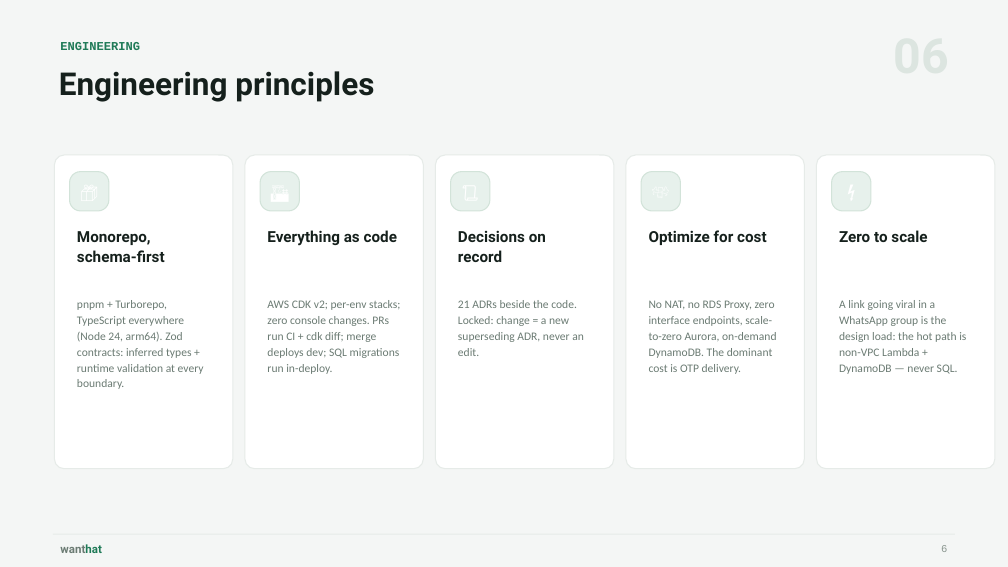
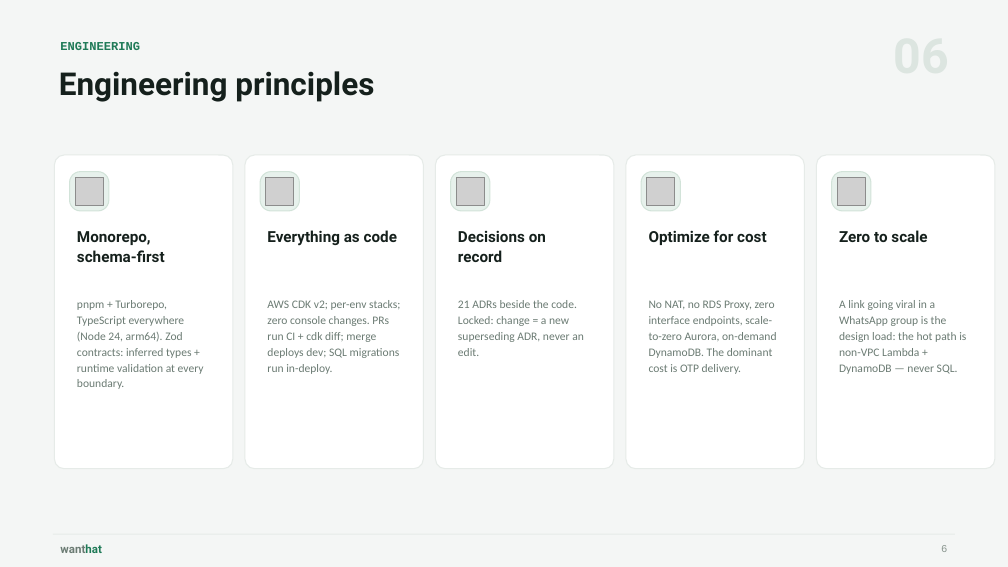
Before and after one commit to wanthat-app/monorepo, a slide deck: slide 6 of slides/wanthat-presentation.pptx. Drawn at 1008x567 pixels with LibreOffice and Linux fonts; fonts in the diff are those of the drawing; grey boxes stand for pictures. Boxes give left, top, right and bottom in pixels: in the first picture for what was removed or moved away, otherwise in the second. Text is boxed around its words. In the diff, an @@ line names an element or a change of style, - is before the commit and + after.

```diff
--- a/slides/wanthat-presentation.pptx
+++ b/slides/wanthat-presentation.pptx
@@ text in rounded rectangle at [70,172,109,211]: text removed @@
-📦
@@ picture added at [75,177,103,205] @@
@@ text in rounded rectangle at [260,172,299,211]: text removed @@
-🏗️
@@ picture added at [265,177,293,205] @@
@@ text in rounded rectangle at [451,172,490,211]: text removed @@
-📜
@@ picture added at [456,177,484,205] @@
@@ text in rounded rectangle at [641,172,681,211]: text removed @@
-💸
@@ picture added at [647,177,675,205] @@
@@ text in rounded rectangle at [832,172,871,211]: text removed @@
-⚡
@@ picture added at [837,177,865,205] @@
```
Also in this commit, not shown: 11 other slides changed.
